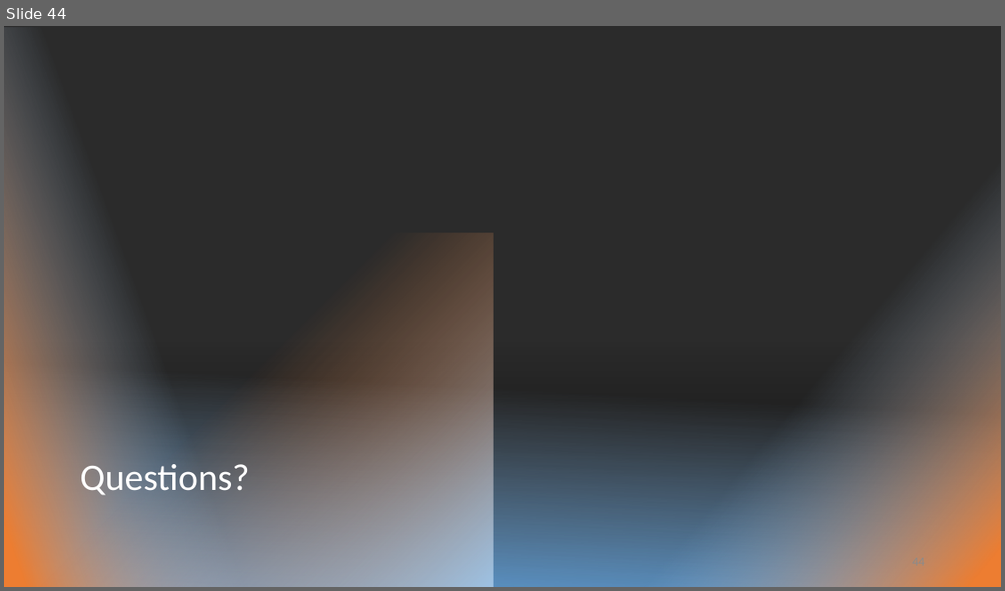
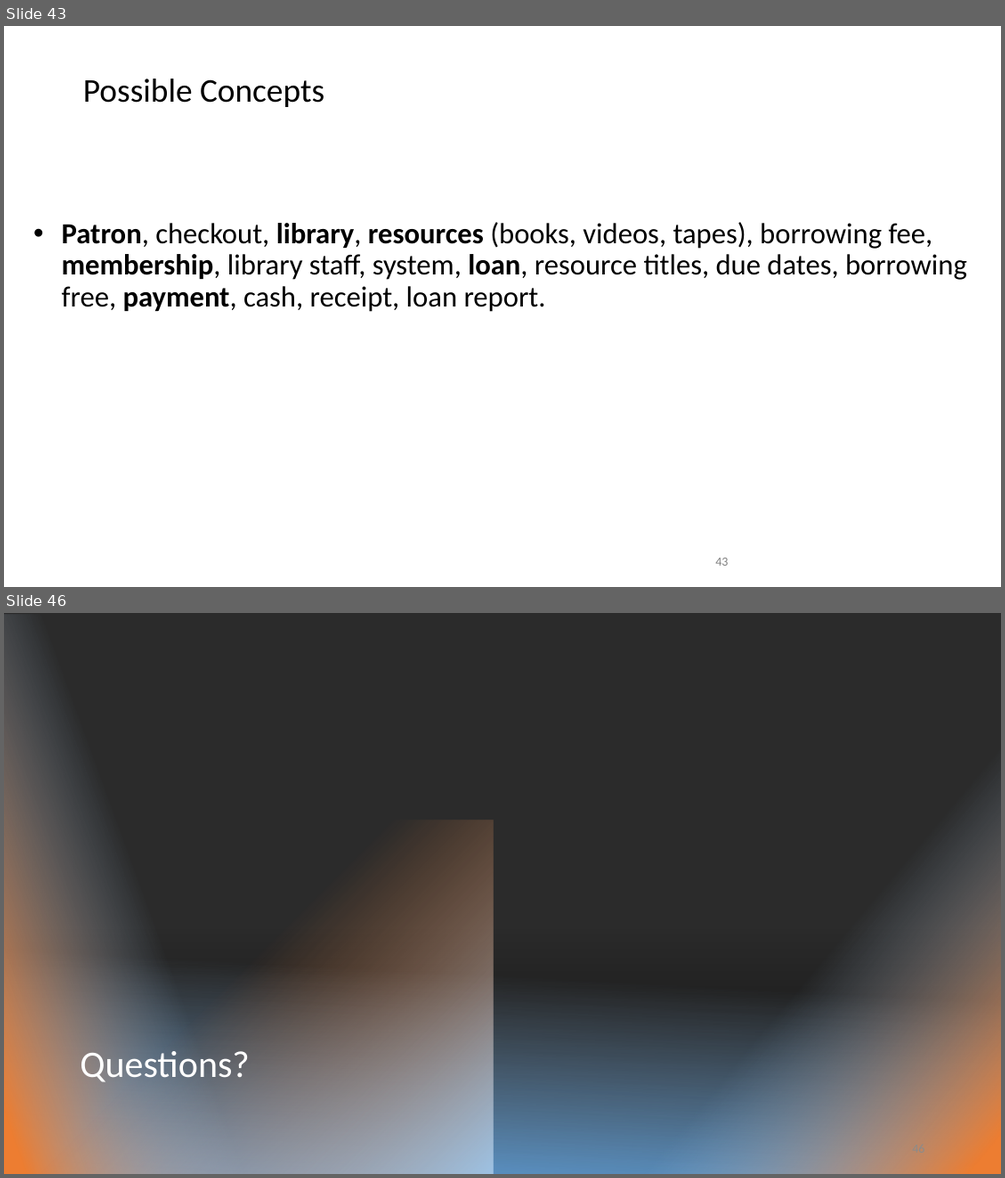
Before and after one commit to kthanasi-git/SW_Engineering, a slide deck: SOFTWARE ENGINEERING/SLIDES/5- Domain Models.pptx. Shown one above the other, each under a label of ours: slide 44 before the commit, slides 43 and 46 after it; the slides between them are not shown. The pictures are 1005x591 and 1005x1178 pixels, drawn with LibreOffice and Linux fonts; fonts in the diff are those of the drawing; background and template pictures are left out; a plain dark background stands for a picture behind light text. Boxes give left, top, right and bottom in pixels: in the first picture for what was removed or moved away, otherwise in the second. Text is boxed around its words. In the diff, an @@ line names an element or a change of style, - is before the commit and + after.

```diff
--- a/SOFTWARE ENGINEERING/SLIDES/5- Domain Models.pptx
+++ b/SOFTWARE ENGINEERING/SLIDES/5- Domain Models.pptx
@@ slide 43 added at (4, 26, 1001, 587), background #FFFFFF @@
@@ title added at (83, 79, 324, 107), 32 pt, text #000000 @@
+Possible Concepts
@@ text added at (62, 222, 967, 312), 28 pt, text #000000 @@
+• Patron, checkout, library, resources (books, videos, tapes), borrowing fee, membership, library staff, system, loan, resource titles, due dates, borrowing free, payment, cash, receipt, loan report.
@@ page number added at (715, 557, 728, 565), 12 pt, text #808080 @@
+43
@@ what was slide 44 is now slide 46 @@
```
Also in this commit, not shown: 3 slides changed, 2 other slides added, 1 slide removed, 6 other files.
